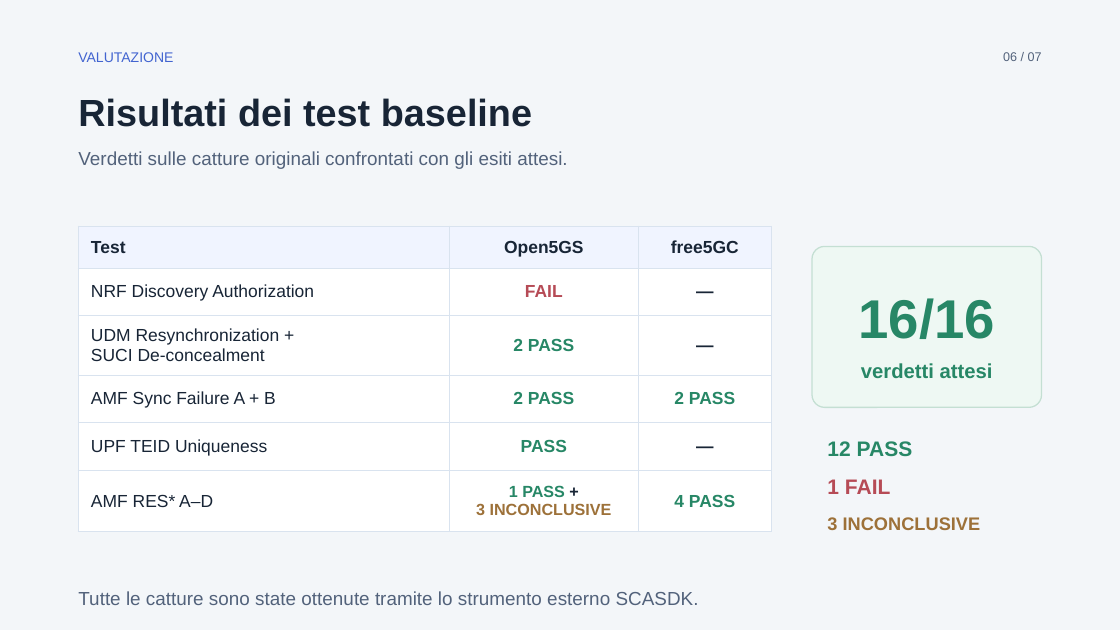
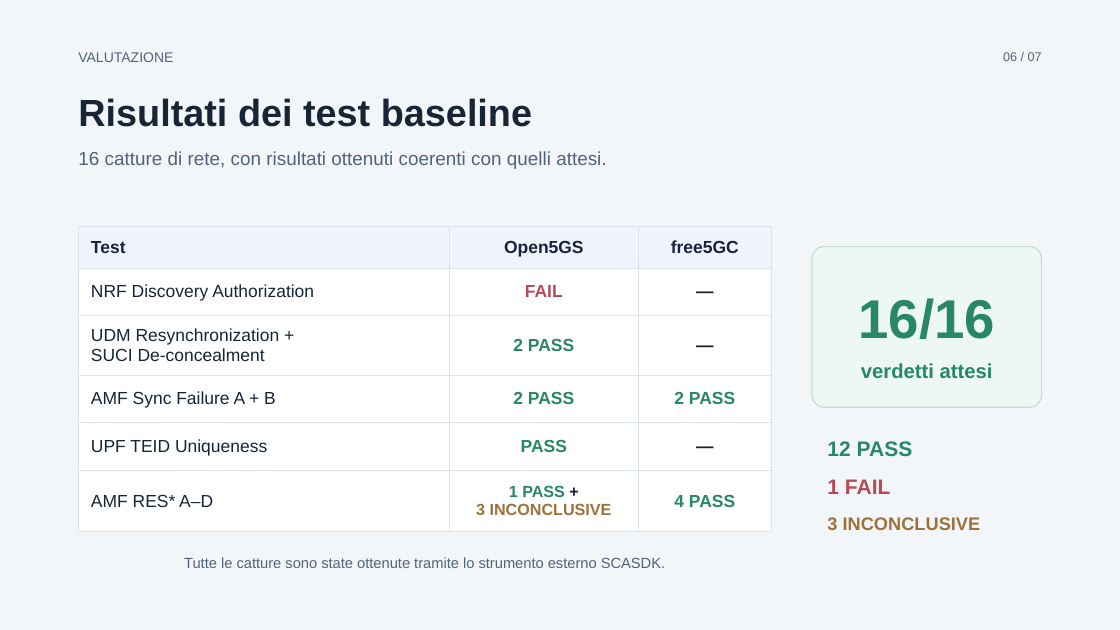
Before and after one commit to desila23/5g-security-assurance-thesis, a slide deck: slide 6 of 5g-thesis-presentation-5min/tesi-5min-statico.pptx. Drawn at 1120x630 pixels with LibreOffice and Linux fonts; fonts in the diff are those of the drawing. Boxes give left, top, right and bottom in pixels: in the first picture for what was removed or moved away, otherwise in the second. Text is boxed around its words. In the diff, an @@ line names an element or a change of style, - is before the commit and + after.

```diff
--- a/5g-thesis-presentation-5min/tesi-5min-statico.pptx
+++ b/5g-thesis-presentation-5min/tesi-5min-statico.pptx
@@ text "VALUTAZIONE" at (78, 52, 173, 62): text colour #4264D0 to #52627B @@
@@ text at (78, 151, 606, 169): text changed @@
-Verdetti sulle catture originali confrontati con gli esiti attesi.
+16 catture di rete, con risultati ottenuti coerenti con quelli attesi.
@@ text "Tutte le catture sono state ...": place and size @@
-text "Tutte le catture sono state ..." at (78, 591, 699, 605)
+text "Tutte le catture sono state ..." at (184, 557, 665, 568)
@@ text "Tutte le catture sono state ..." at (184, 557, 665, 568): size 20.2 to 15.8 pt; alignment left to centre @@
```
Also in this commit, not shown: 5 other slides changed, 4 other files.
